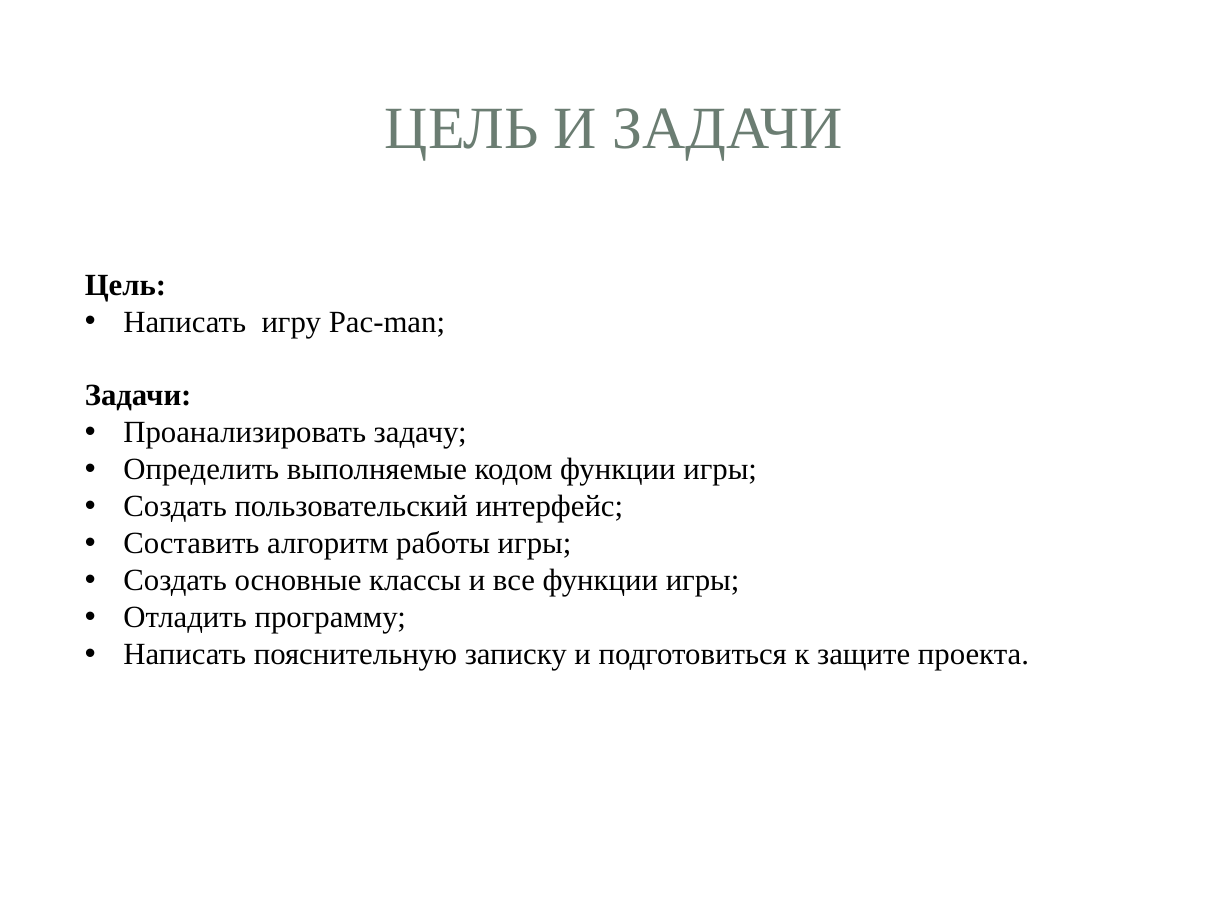
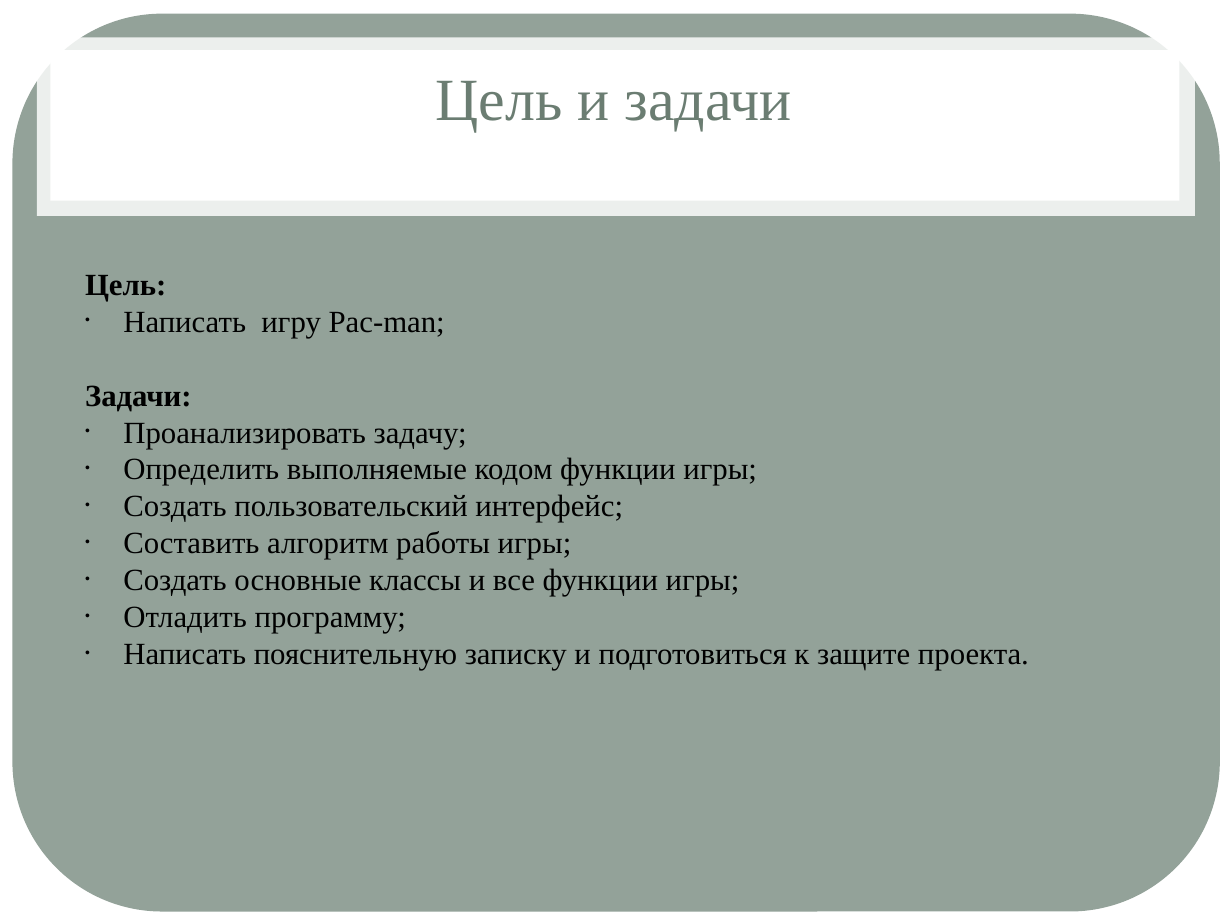
Before and after one commit to feodorrussia/Pacman, a slide deck: slide 2 of Pacman_game/материал/Pac-man.pptx. Drawn at 1232x924 pixels with LibreOffice and Linux fonts; fonts in the diff are those of the drawing; background and template pictures are left out. Boxes give left, top, right and bottom in pixels: in the first picture for what was removed or moved away, otherwise in the second. Text is boxed around its words. In the diff, an @@ line names an element or a change of style, - is before the commit and + after.

```diff
--- a/Pacman_game/материал/Pac-man.pptx
+++ b/Pacman_game/материал/Pac-man.pptx
@@ rounded rectangle at [12,14,1220,912]: fill #FFFFFF to #93A299; proportions changed @@
@@ title "Цель и задачи" at [436,81,792,132]: vertical alignment middle to top @@
@@ title at [436,81,792,132]: text changed @@
-ЦЕЛЬ И ЗАДАЧИ
+Цель и задачи
@@ text "Цель:" at [85,275,1029,670]: indent changed @@
```
Also in this commit, not shown: 8 other slides changed.
